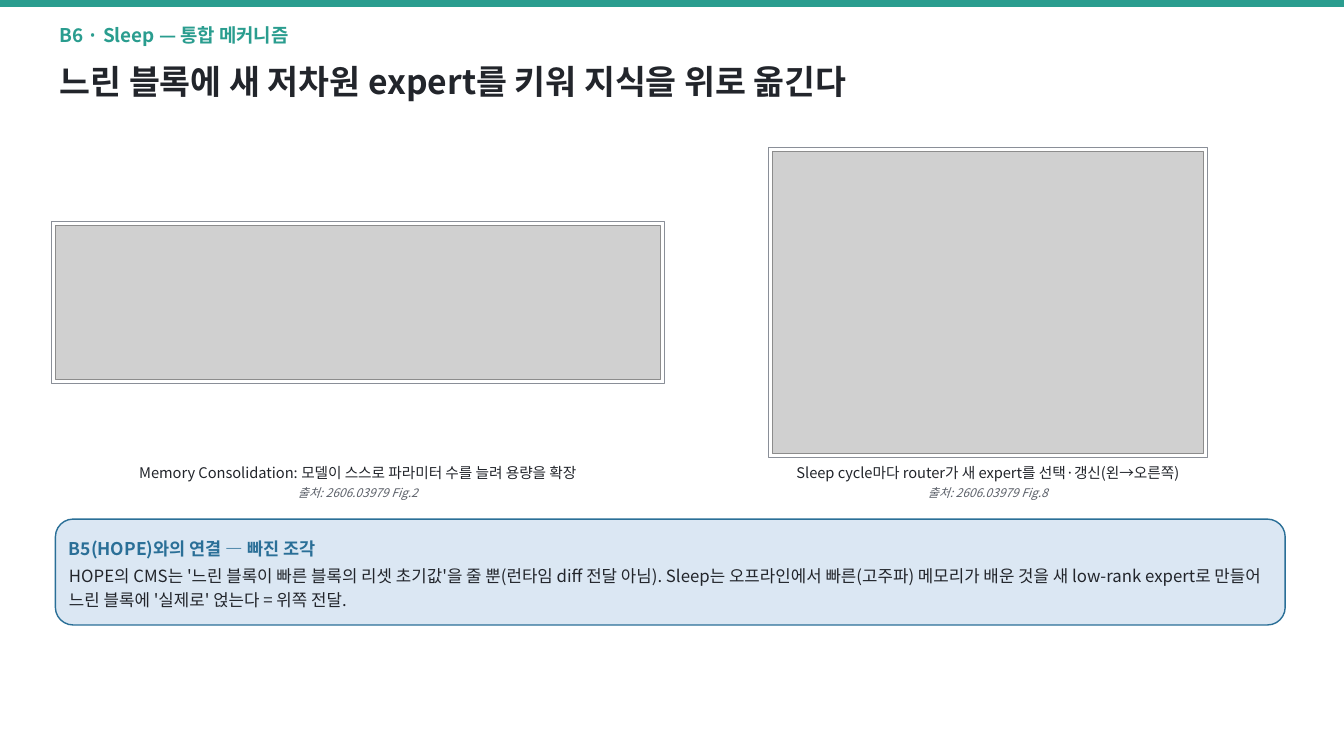
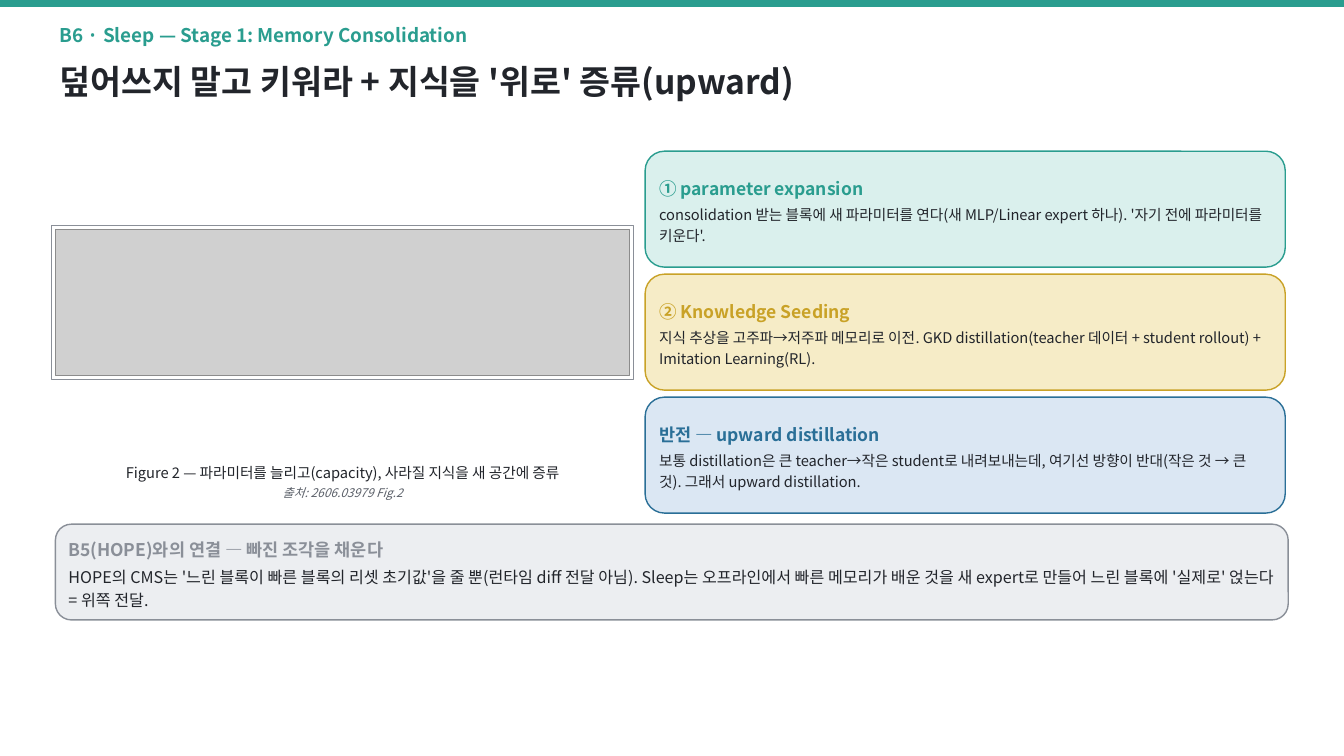
Before and after one commit to jimmylegendary/neural-memory-study, a slide deck: slide 62 of seminar/TTT-seminar.pptx (slide 59 before the commit). Drawn at 1344x756 pixels with LibreOffice and Linux fonts; fonts in the diff are those of the drawing; grey boxes stand for pictures. Boxes give left, top, right and bottom in pixels: in the first picture for what was removed or moved away, otherwise in the second. Text is boxed around its words. In the diff, an @@ line names an element or a change of style, - is before the commit and + after.

```diff
--- a/seminar/TTT-seminar.pptx
+++ b/seminar/TTT-seminar.pptx
@@ text at (60,27,467,47): text changed @@
-B6 · Sleep — 통합 메커니즘
+B6 · Sleep — Stage 1: Memory Consolidation
@@ text at (60,65,794,102): text changed @@
-느린 블록에 새 저차원 expert를 키워 지식을 위로 옮긴다
+덮어쓰지 말고 키워라 + 지식을 '위로' 증류(upward)
@@ rectangle removed at (768,147,1208,458) @@
@@ rounded rectangle added at (645,151,1286,267), fill #DAF0ED, outline #2A9D8F 1 pt, 10.5 pt, text #22252B @@
+① parameter expansion
+consolidation 받는 블록에 새 파라미터를 연다(새 MLP/Linear expert 하나). '자기 전에 파라미터를 키운다'.
@@ picture removed at (772,151,1204,454) @@
@@ rectangle: place and size @@
-rectangle at (51,221,664,383)
+rectangle at (51,225,634,379)
@@ picture: place and size @@
-picture at (55,225,660,379)
+picture at (55,229,630,375)
@@ rounded rectangle added at (645,274,1286,390), fill #F6ECC7, outline #C9A227 1 pt, 10.5 pt, text #22252B @@
+② Knowledge Seeding
+지식 추상을 고주파→저주파 메모리로 이전. GKD distillation(teacher 데이터 + student rollout) + Imitation Learning(RL).
@@ rounded rectangle added at (645,397,1286,513), fill #DBE7F3, outline #2A6F97 1 pt, 10.5 pt, text #22252B @@
+반전 — upward distillation
+보통 distillation은 큰 teacher→작은 student로 내려보내는데, 여기선 방향이 반대(작은 것 → 큰 것). 그래서 upward distillation.
@@ text at (126,466,559,482): text changed @@
-Memory Consolidation: 모델이 스스로 파라미터 수를 늘려 용량을 확장
+Figure 2 — 파라미터를 늘리고(capacity), 사라질 지식을 새 공간에 증류
@@ text removed at (796,466,1179,500) @@
-Sleep cycle마다 router가 새 expert를 선택·갱신(왼→오른쪽)
-출처: 2606.03979 Fig.8
@@ rounded rectangle "B5(HOPE)와의 연결 — 빠진 조각을 ...": place and size @@
-rounded rectangle "B5(HOPE)와의 연결 — 빠진 조각을 ..." at (55,519,1286,625)
+rounded rectangle "B5(HOPE)와의 연결 — 빠진 조각을 ..." at (55,524,1289,620)
@@ rounded rectangle "B5(HOPE)와의 연결 — 빠진 조각을 ..." at (55,524,1289,620): fill #DBE7F3 to #ECEEF1; outline #2A6F97 1 pt to #8A8F98 1 pt @@
@@ text in rounded rectangle at (68,541,1273,608): text changed; size 12 to 11.5 pt @@
-B5(HOPE)와의 연결 — 빠진 조각
-HOPE의 CMS는 '느린 블록이 빠른 블록의 리셋 초기값'을 줄 뿐(런타임 diff 전달 아님). Sleep는 오프라인에서 빠른(고주파) 메모리가 배운 것을 새 low-rank expert로 만들어 느린 블록에 '실제로' 얹는다 = 위쪽 전달.
+B5(HOPE)와의 연결 — 빠진 조각을 채운다
+HOPE의 CMS는 '느린 블록이 빠른 블록의 리셋 초기값'을 줄 뿐(런타임 diff 전달 아님). Sleep는 오프라인에서 빠른 메모리가 배운 것을 새 expert로 만들어 느린 블록에 '실제로' 얹는다 = 위쪽 전달.
```
Also in this commit, not shown: 6 slides added, 2 slides removed, 1 other file.
